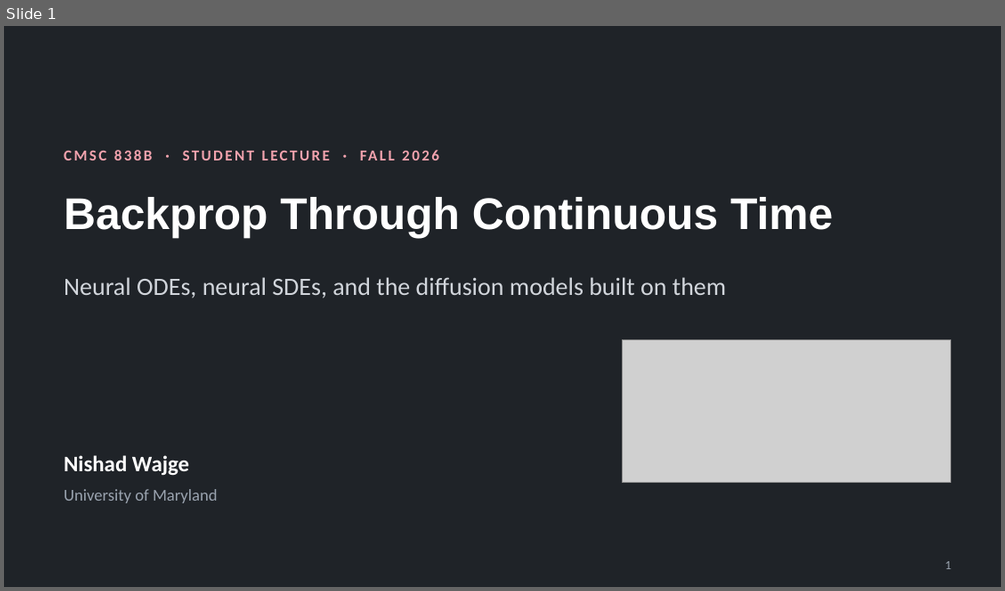
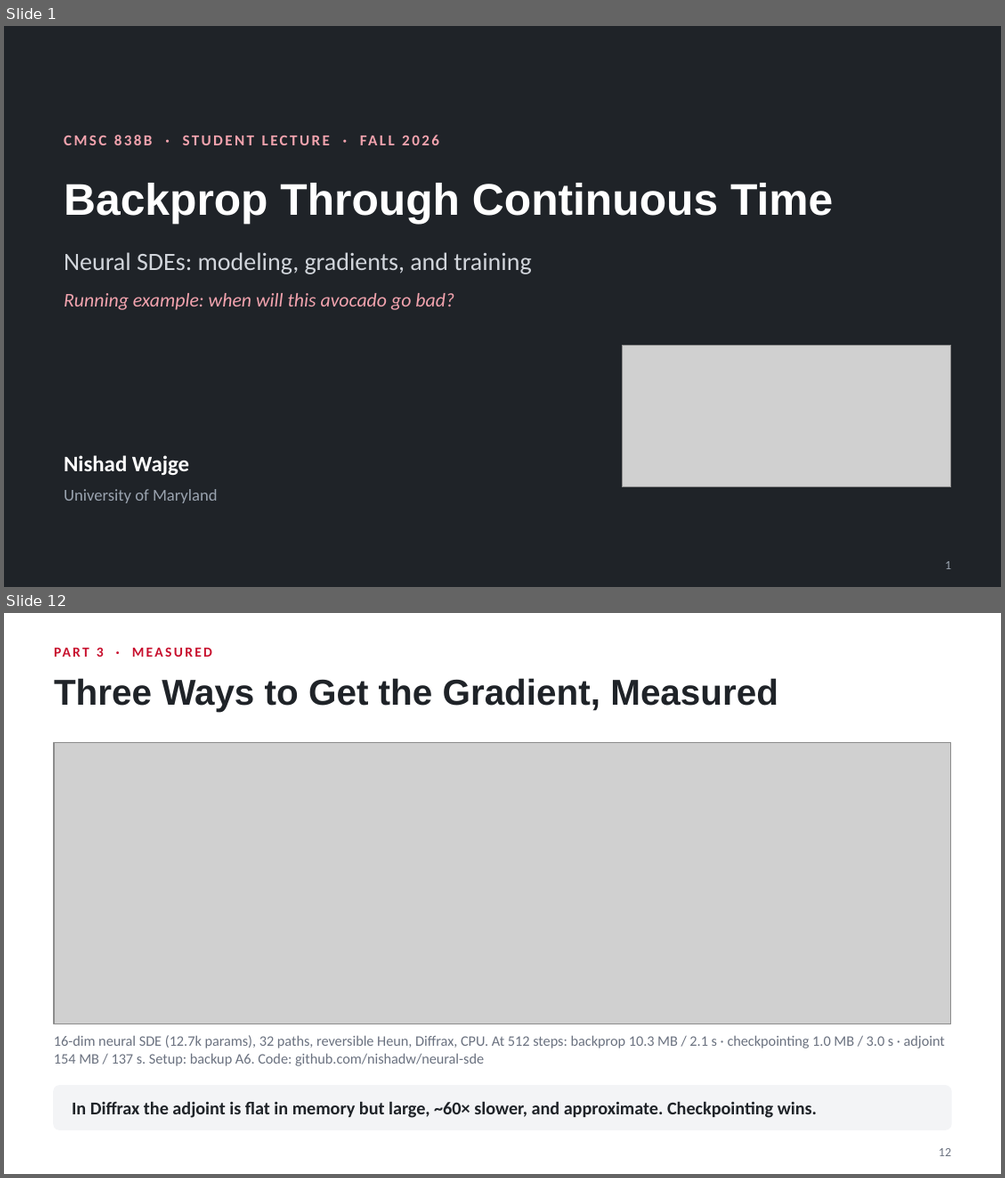
Before and after one commit to nishadw/neural-sde, a slide deck: lecture/neural_sde_lecture.pptx. Shown one above the other, each under a label of ours: slide 1 before the commit, slides 1 and 12 after it; the slides between them are not shown. The pictures are 1005x591 and 1005x1178 pixels, drawn with LibreOffice and Linux fonts; fonts in the diff are those of the drawing; grey boxes stand for pictures. Boxes give left, top, right and bottom in pixels: in the first picture for what was removed or moved away, otherwise in the second. Text is boxed around its words. In the diff, an @@ line names an element or a change of style, - is before the commit and + after.

```diff
--- a/lecture/neural_sde_lecture.pptx
+++ b/lecture/neural_sde_lecture.pptx
@@ slide 12 added at [4,613,1001,1174], background #FFFFFF @@
@@ text added at [97,648,104,657], 10 pt, text #C8102E, bold @@
+PART 3 · MEASURED
@@ title added at [54,678,778,712], 26 pt, text #1F2328, bold @@
+Three Ways to Get the Gradient, Measured
@@ picture added at [54,743,951,1023] @@
@@ text added at [54,1035,945,1066], 10.5 pt, text #6B7280 @@
+16-dim neural SDE (12.7k params), 32 paths, reversible Heun, Diffrax, CPU. At 512 steps: backprop 10.3 MB / 2.1 s · checkpointing 1.0 MB / 3.0 s · adjoint 154 MB / 137 s. Setup: backup A6. Code: github.com/nishadw/neural-sde
@@ rounded rectangle added at [54,1086,951,1129], fill #F3F4F6, outline #F3F4F6 1 pt @@
@@ text added at [72,1101,817,1118], 13 pt, text #1F2328, bold @@
+In Diffrax the adjoint is flat in memory but large, ~60× slower, and approximate. Checkpointing wins.
@@ page number added at [938,1148,951,1156], 9 pt, text #6B7280 @@
+12
@@ slide 1 changed as well @@
@@ text "CMSC 838B · STUDENT LECTURE ...": place and size @@
-text "CMSC 838B · STUDENT LECTURE ..." at [64,145,941,176]
+text "CMSC 838B · STUDENT LECTURE ..." at [64,131,941,160]
@@ text "Backprop Through Continuous Time": place and size @@
-text "Backprop Through Continuous Time" at [64,197,833,239]
+text "Backprop Through Continuous Time" at [64,183,833,224]
@@ text at [64,252,531,274]: text changed @@
-Neural ODEs, neural SDEs, and the diffusion models built on them
+Neural SDEs: modeling, gradients, and training
@@ text added at [64,293,454,310], 14 pt, text #F2A3AE, italic @@
+Running example: when will this avocado go bad?
@@ picture: place and size @@
-picture at [622,340,951,483]
+picture at [622,345,951,488]
```
Also in this commit, not shown: 4 other slides changed, 20 other slides added, 12 slides removed, 4 other files.
